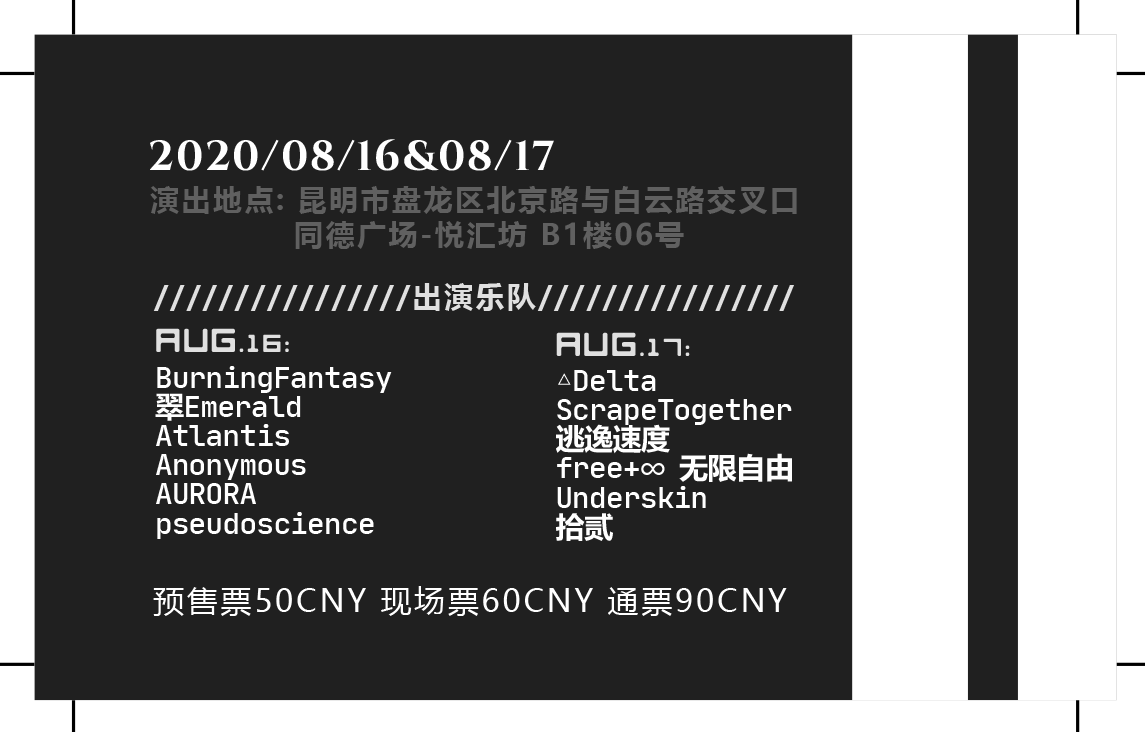
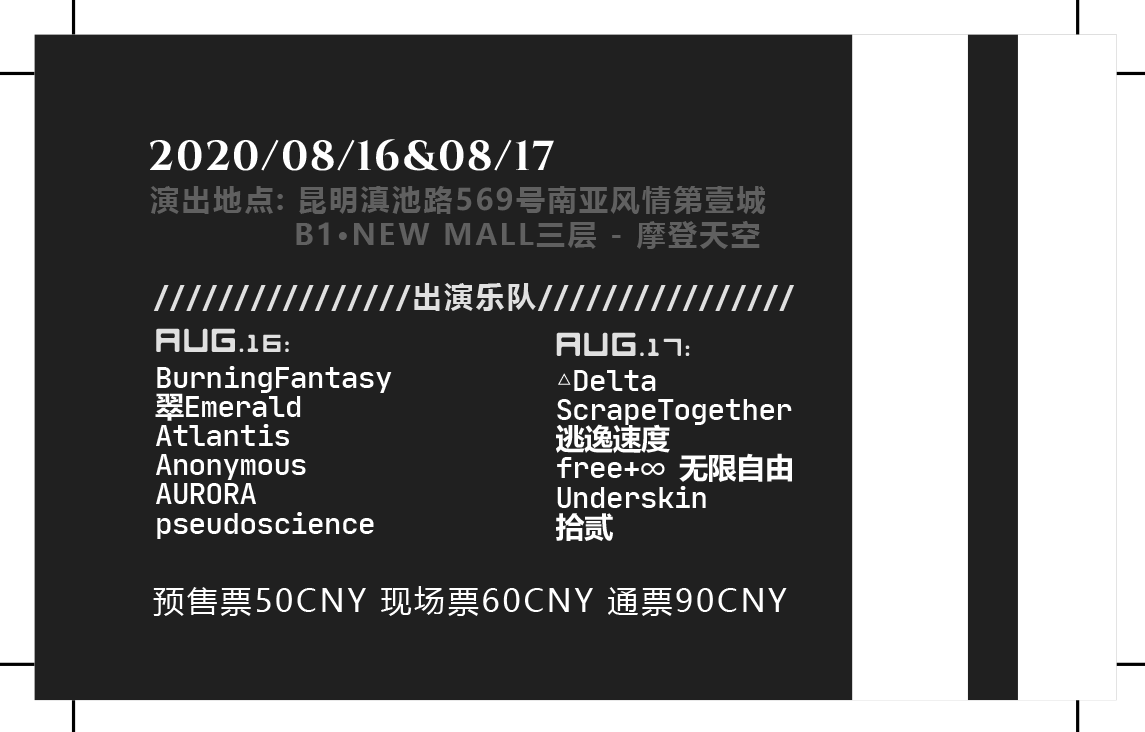
Layer changes from the first 1145x732 image to the second:
renamed "演出地点: 昆明市盘龙区北京路与白云路交叉口 同德广场-悦汇坊 B1楼06号" to "演出地点: 昆明滇池路569号南亚风情第壹城 B1·NEW MALL三层 - 摩登天空", painted on it over [left=295, top=186, right=797, bottom=249]
